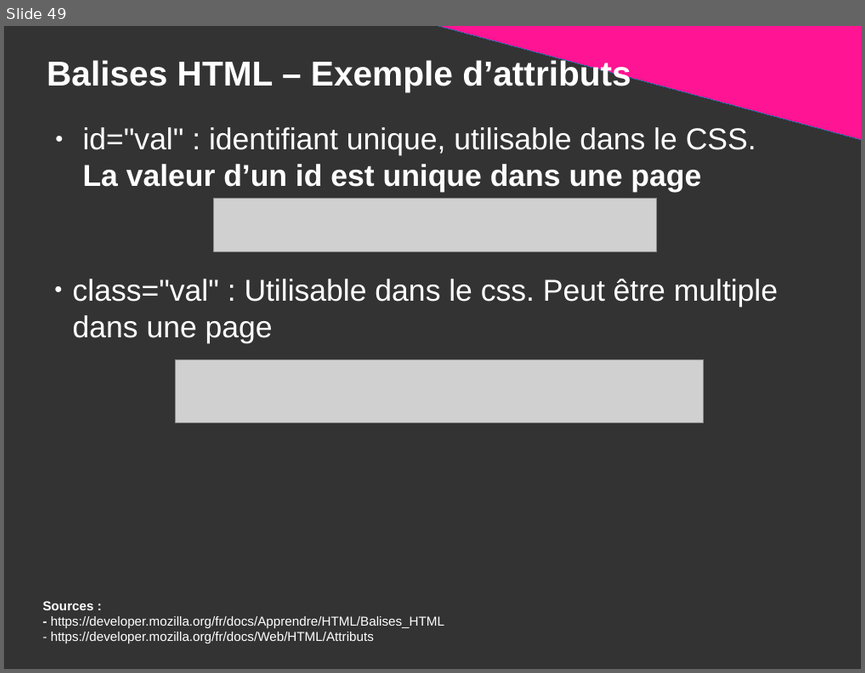
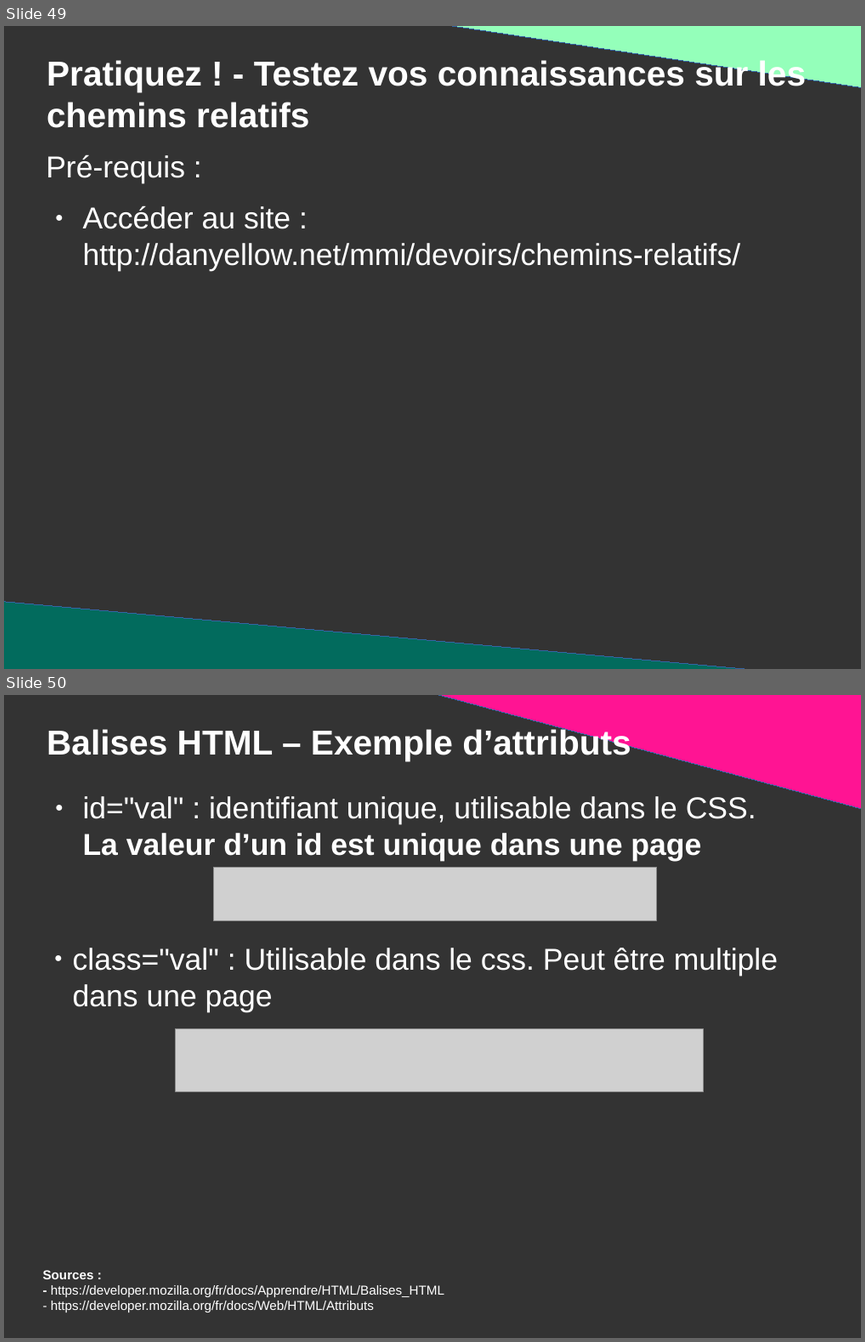
Before and after one commit to DanYellow/presentations, a slide deck: mmi/html/travaux-pratiques/numero-1/presentation.odp. Shown one above the other, each under a label of ours: slide 49 before the commit, slides 49 and 50 after it. The pictures are 865x673 and 865x1342 pixels, drawn with LibreOffice and Linux fonts; fonts in the diff are those of the drawing; grey boxes stand for pictures. Boxes give left, top, right and bottom in pixels: in the first picture for what was removed or moved away, otherwise in the second. Text is boxed around its words. In the diff, an @@ line names an element or a change of style, - is before the commit and + after.

```diff
--- a/mmi/html/travaux-pratiques/numero-1/presentation.odp
+++ b/mmi/html/travaux-pratiques/numero-1/presentation.odp
@@ slide 49 added at <box>4,26,861,669</box>, background #333333 @@
@@ right triangle added at <box>421,26,861,88</box>, fill #94FFBA, outline #3465A4 0 pt @@
@@ title added at <box>46,58,806,128</box>, 32 pt, text #FFFFFF, bold @@
+Pratiquez ! - Testez vos connaissances sur les chemins relatifs
@@ text added at <box>46,154,741,271</box>, 28 pt, text #FFFFFF @@
+Pré-requis :
+● Accéder au site : http://danyellow.net/mmi/devoirs/chemins-relatifs/
@@ right triangle added at <box>4,601,805,669</box>, fill #026B5D, outline #3465A4 0 pt @@
@@ what was slide 49 is now slide 50 @@
```
Also in this commit, not shown: 7 slides changed, 3 other slides added, 1 slide removed, 1 other file.
